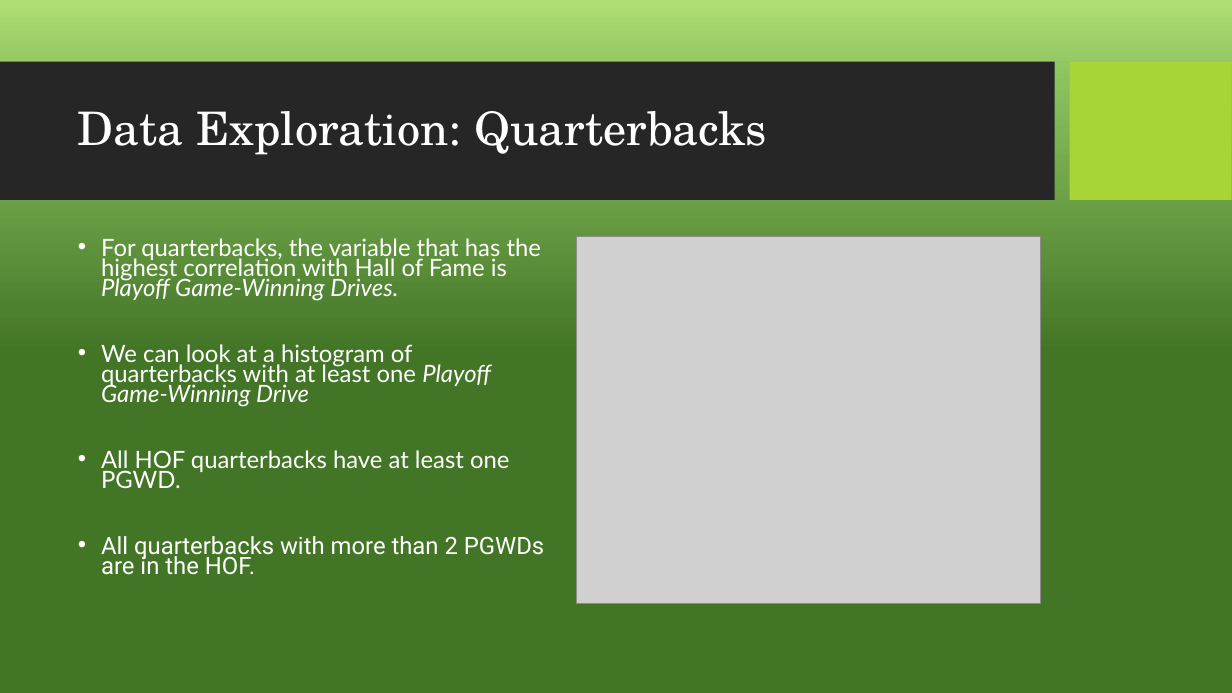
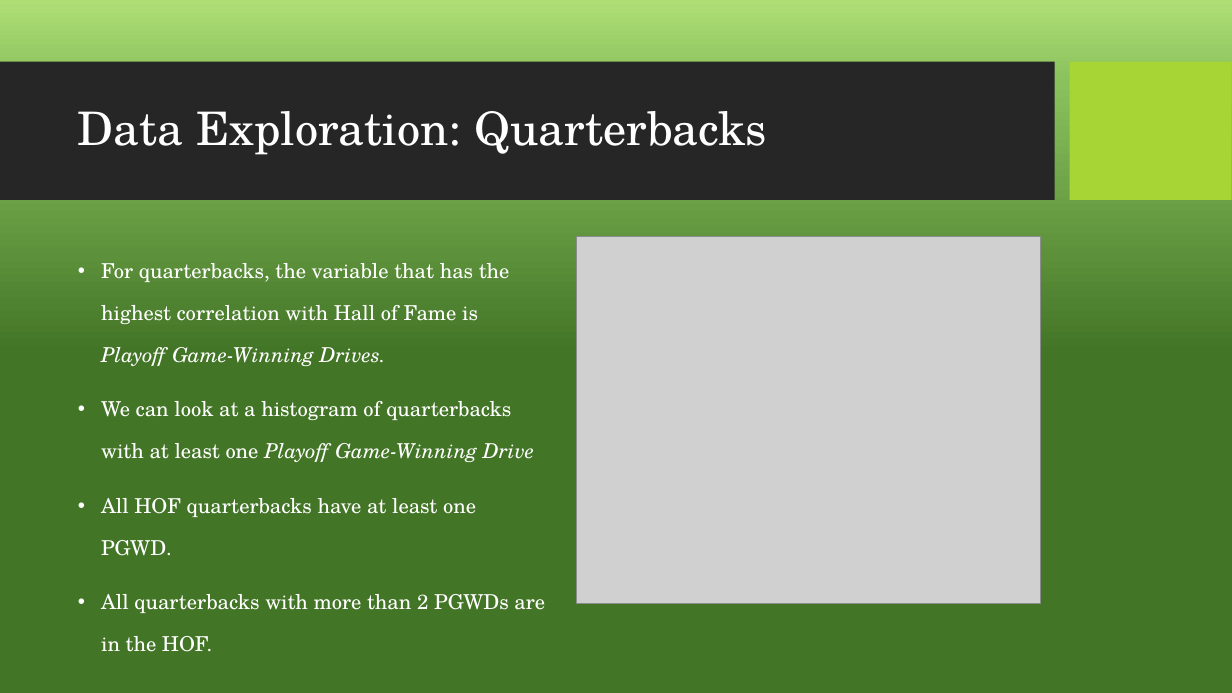
Before and after one commit to saminfeld/Springboard, a slide deck: slide 9 of Capstone Project 2/Capstone 2 Slides.pptx. Drawn at 1232x693 pixels with LibreOffice and Linux fonts; fonts in the diff are those of the drawing; grey boxes stand for pictures; background and template pictures are left out. Boxes give left, top, right and bottom in pixels: in the first picture for what was removed or moved away, otherwise in the second. Text is boxed around its words. In the diff, an @@ line names an element or a change of style, - is before the commit and + after.

```diff
--- a/Capstone Project 2/Capstone 2 Slides.pptx
+++ b/Capstone Project 2/Capstone 2 Slides.pptx
@@ text "For quarterbacks, the variable that ..." at box(101, 263, 545, 613): size 18.6 to 16 pt; font Lato to TeX Gyre Schola in "For quarterbacks, the variable that has the ...", "We can look at a histogram of ...", "All HOF quarterbacks have at least one ..."; font Roboto to TeX Gyre Schola in "All quarterbacks with more than 2 PGWDs ..."; line spacing 0.7 to 1.7 @@
```
Also in this commit, not shown: 3 other slides changed, 37 other files.
